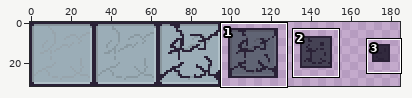
Sprite sheet, stored at Assets/Sprites/unstable_ground.png. The first picture is a wide view before the edit; the outline marks the close-up.
Close-up. Old version:
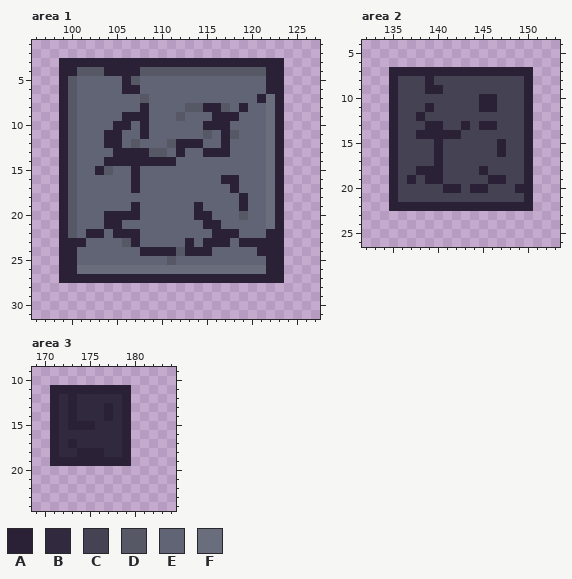
The file is 192x32 pixels. Colours within 5 levels of each other are drawn and written as one. Shown: area 1: x 96..127, y 1..31; area 2: x 132..153, y 4..26; area 3: x 169..184, y 9..24. The wide view leaves out empty margins.
Palette (. is transparent): A #2a2136  B #31293d  C #454254  D #575866  E #606474  F #6a6d7c
Pixels before, area 1, first column x 99:
 3 AAAAAAAAAAAAAAAAAAAAAAAAA
 4 AADDDAAAADDDDDDDDDDDDDDAA
 5 ADEEEEEADEEEEEEEEEEEEEEAA
 6 ADEEEEEAAEEEEEEEEEEEEEEAA
 7 ADEEEEEEEDEEEEEEEEEEEEAFA
 8 ADEEEEEEEAEEEEDDAADEAEEFA
 9 ADEEEEEAAAEEEDEEEAAAEEEFA
10 ADEEEEAAEAEEEEEEAAAEEEEFA
11 ADEEEAAEEAEEEEEEDEADEEEFA
12 ADEEEAAEDEEEDAAAEEAEEEEFA
13 ADEEEEAAAADDEAEEAAAEEEEFA
14 ADEEEAAAAAAAAEEEEEEEEEEFA
15 ADEEADEEAEEEEEEEEEEEEEEFA
16 ADEEEEEEAEEEEEEEEEAAEEEFA
17 ADEEEEEEAEEEEEEEEEEAEEEFA
18 ADEEEEEEEEEEEEEEEEEEAEEFA
19 ADEEEEEEAEEEEEEAEEEEAEEFA
20 ADEEEAAAAEEEEEEAAEEEDEEFA
21 ADEEEAAEEEEEEEEEAAEEEEEFA
22 ADEAAEAAAEEEEEEEEAAAEEEAA
23 AAAEEEEDAEEEEEAEAAAEAAAAA
24 AAEEEEEEEAAAADAAAEEEEEAAA
25 AAEEEEEEEEEEDEEEEEEEEEEAA
26 AAFFFFFFFFFFFFFFFFFFFFFAA
27 AAAAAAAAAAAAAAAAAAAAAAAAA
Pixels before, area 2, first column x 135:
 7 AAAAAAAAAAAAAAAA
 8 ACCCACCCCCCCCCCA
 9 ACCCAACCCCCCCCCA
10 ACCCCCCCCCAACCCA
11 ACCCACCCCCAACCCA
12 ACCACCCCCCCCCCCA
13 ACCCAACCACAACCCA
14 ACCAAAAACCCCCCCA
15 ACCCCACCCCCCACCA
16 ACCCCACCCCCCACCA
17 ACCCCACCCCCCCCCA
18 ACCAAACCCCACCCCA
19 ACACAACCCCCAACCA
20 ACCCCCAACAACCCAA
21 ACCCCCCCCCCCCCCA
22 AAAAAAAAAAAAAAAA
Pixels before, area 3, first column x 171:
11 AAAAAAAAA
12 ABABBBBBA
13 ABABBBABA
14 ABABBBABA
15 ABAAABBBA
16 ABBBBBBBA
17 ABABBBBBA
18 ABBAAABBA
19 AAAAAAAAA
Once edited:
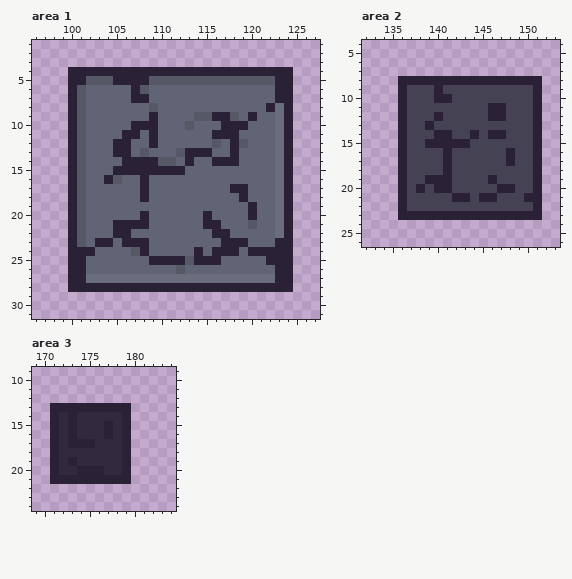
The edit:
Changed rows in their new state; - is an unchanged pixel.
Area 1:
first column x 99:
 3 .........................-
 4 .-AAA----AAAAAAAAAAAAAA--A
 5 .AADDDA-AADDDDDDDDDDDDDD-A
 6 .AD----E-D-------------E-A
 7 .AD-----AA------------EE-A
 8 .AD------ED---EEEEE-E--AFA
 9 .AD----EEEA--E-DD--D-A-EFA
10 .AD---EEA-A---D-EE-AA--EFA
11 .AD--EEAAEA-----EA-A---EFA
12 .AD--E-AE-A-EEEE-DEAD--EFA
13 .AD-----EDEE-DAA-EEA---EFA
14 .AD--EE----DD-A--AAA---EFA
15 .AD-EEAA-AAAAA---------EFA
16 .AD--AD-EA--------EE---EFA
17 .AD-----EA----------A--EFA
18 .AD------A-------------EFA
19 .AD-----E------E----EA-EFA
20 .AD--EEEEA-----E----EA-EFA
21 .AD--E-AAA-----------D-EFA
22 .ADEE---E----------E---EFA
23 .-D-AA-A-A----E-EE-A-EEE-A
24 .-AA----D-EEEEE-EAAA-A---A
25 .-A-------AAAADAAA-------A
26 .-AEEEEEEEEEEDEEEEEEEEEE-A
27 .--FFFFFFFFFFFFFFFFFFFFF-A
28 -AAAAAAAAAAAAAAAAAAAAAAAAA
Area 2:
first column x 135:
 7 ................-
 8 .AAA-AAAAAAAAAA-A
 9 .A--C----------CA
10 .A---AA---CC---CA
11 .A--C-----C-A--CA
12 .A-C-A-----AA--CA
13 .A---C--C-CC---CA
14 .A-CC--C-A-AA--CA
15 .A--A-AAA---C--CA
16 .A---CA-----CA-CA
17 .A---CA------A-CA
18 .A-CCCA---C----CA
19 .AC---A-----C--CA
20 .A-A-A-C-CC-AACCA
21 .A-----AA-AA----A
22 .-CCCCCCCCCCCCCCA
23 -AAAAAAAAAAAAAAAA
Area 3:
first column x 171:
11 .........
12 .........
13 -A-AAA-A-
14 ------B--
15 ---BB-A--
16 --A---A--
17 ---AA----
18 ---BBB---
19 -B-BBBBB-
20 ABBAAABBA
21 AAAAAAAAA
Boxes around the changes in both close-ups, in picture pixels (x1, y1, x2, y2):
changed: (59, 58, 293, 292)
changed: (389, 67, 542, 220)
changed: (50, 385, 131, 484)
